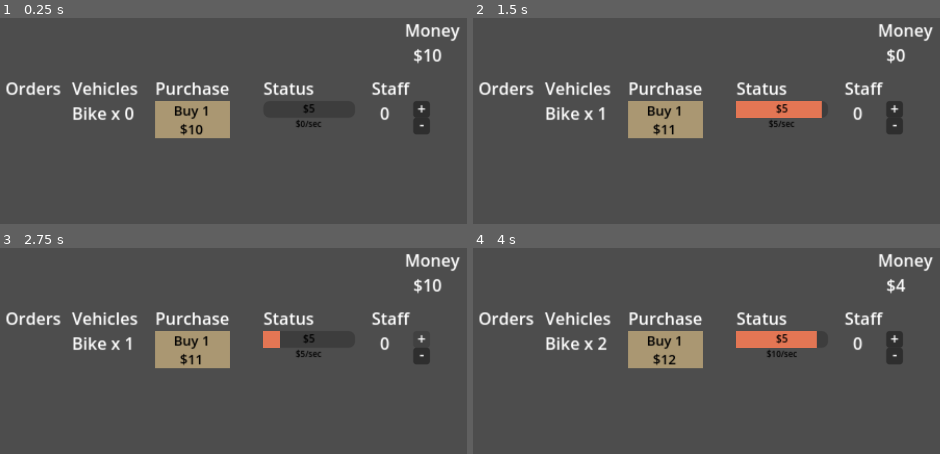
Above: before the commit, frames 1-4 (two rows, left to right).
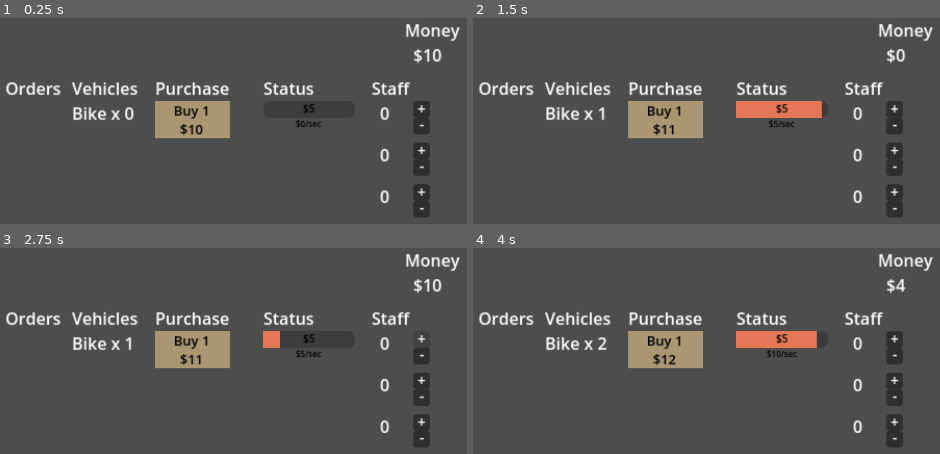
Above: after the commit, the same moments.

Repository: ethan-berkowitz/logistics
Game: Godot game, scene res://scenes/game.tscn
Same seed, same stepped clock (60 frames per second), same inputs: the game is played once before the commit and once after it.
Inputs:
- Up to frame 1 (0.25 s): no input
- Up to frame 2 (1.5 s): click "Buy 1 $10" at 0.5 s; click "Buy 1 $11" at 1.25 s
- Up to frame 3 (2.75 s): click "+" at 2 s
- Up to frame 4 (4 s): click "-" at 2.75 s; click "Buy 1 $11" at 3.5 s

The runs differ from the first frame. In frame 1, 1.2% of the frame differs, in the area x 81-93%, y 60-97%; in frame 2, 1.2%; in frame 3, 1.2%; in frame 4, 1.2%.

Commit message:
implement staff buttons, working in a debug mode

Diff:
--- a/scenes/game.tscn
+++ b/scenes/game.tscn
@@ -139,5 +139,17 @@
 offset_right = 232.0
 offset_bottom = -72.0
 
+[node name="VanStaff" parent="Main/Staff" instance=ExtResource("7_67hdm")]
+offset_left = 192.0
+offset_top = -72.0
+offset_right = 232.0
+offset_bottom = -32.0
+
+[node name="TruckStaff" parent="Main/Staff" instance=ExtResource("7_67hdm")]
+offset_left = 192.0
+offset_top = -32.0
+offset_right = 232.0
+offset_bottom = 8.0
+
 [node name="Camera2D" type="Camera2D" parent="."]
 zoom = Vector2(3, 3)
--- a/scripts/main.gd
+++ b/scripts/main.gd
@@ -6,12 +6,17 @@
 @onready var bike_purchase: Button = $Buttons/BikePurchase
 @onready var bike_status_bar: ProgressBar = $Status/BikeStatusBar
 @onready var bike_staff = $Staff/BikeStaff
+
 @onready var van_purchase: Button = $Buttons/VanPurchase
 @onready var van_label: Label = $VehicleLabels/VanLabel
 @onready var van_status_bar: ProgressBar = $Status/VanStatusBar
+@onready var van_staff = $Staff/VanStaff
+
 @onready var truck_purchase: Button = $Buttons/TruckPurchase
 @onready var truck_label: Label = $VehicleLabels/TruckLabel
 @onready var truck_status_bar: ProgressBar = $Status/TruckStatusBar
+@onready var truck_staff = $Staff/TruckStaff
+
 
 var money := 10
 var buy_mult := 1
@@ -26,53 +31,48 @@
 	#bike_staff.unary_operators.increment.pressed.connect(bike_staff_pressed)
 
 	# price, value, duration
-	bike = Vehicle.new("Bike", 10, 5, 1.0, 0, 0, 0, 0.0, false, bike_label, bike_status_bar, bike_purchase)
-	bike_purchase.pressed.connect(bike_pressed)
+	bike = Vehicle.new("Bike", 10, 5, 1.0, 0, 0, 0, 0.0, false, bike_label, bike_status_bar, bike_purchase, bike_staff)
+	#bike_purchase.pressed.connect(vehicle_purchase_pressed.bind(bike))
 	all_vehicles.append(bike)
 
-	van = Vehicle.new("Van", 20, 100, 30.0, 0, 0, 0, 0.0, true, van_label, van_status_bar, van_purchase)
-	van_purchase.pressed.connect(van_pressed)
+	van = Vehicle.new("Van", 20, 100, 30.0, 0, 0, 0, 0.0, true, van_label, van_status_bar, van_purchase, van_staff)
+	#van_purchase.pressed.connect(vehicle_purchase_pressed.bind(van))
 	all_vehicles.append(van)
 
-	truck = Vehicle.new("Truck", 50, 300, 40.0, 0, 0, 0, 0.0, true, truck_label, truck_status_bar, truck_purchase)
-	truck_purchase.pressed.connect(truck_pressed)
+	truck = Vehicle.new("Truck", 50, 300, 40.0, 0, 0, 0, 0.0, true, truck_label, truck_status_bar, truck_purchase, truck_staff)
+	##truck_purchase.pressed.connect(vehicle_purchase_pressed.bind(truck))
 	all_vehicles.append(truck)
 
+	connect_all_vehicle_buttons()
 	update_money(0)
-	update_all_vehicle_text(all_vehicles)
+	update_all_vehicle_text()
 	update_all_value_labels()
 
-#func bike_staff_pressed():
-#	staff += 1
-#	print("staff = " + str(staff))
+
+func connect_all_vehicle_buttons():
+	for vehicle in all_vehicles:
+		vehicle.purchase_button.pressed.connect(vehicle_purchase_pressed.bind(vehicle))
+		vehicle.staff_control.unary_operators.increment.pressed.connect(vehicle_staff_pressed.bind(vehicle, 1))
+		vehicle.staff_control.unary_operators.decrement.pressed.connect(vehicle_staff_pressed.bind(vehicle, -1))
+
+func vehicle_staff_pressed(vehicle: Vehicle, value: int):
+	vehicle.staff += value
+	print(str(vehicle.type) + " staff = " + str(vehicle.staff))
 
 func _process(delta):
-
 	update_all_vehicle_status(delta)
 
-func bike_pressed():
-	if money >= bike.price * buy_mult:
-		update_money(-bike.price * buy_mult)
-		bike.purchase(buy_mult)
-		unlock_vehicles()
-
-func van_pressed():
-	if money >= van.price * buy_mult:
-		update_money(-van.price * buy_mult)
-		van.purchase(buy_mult)
-		unlock_vehicles()
-
-func truck_pressed():
-	if money >= truck.price * buy_mult:
-		update_money(-truck.price * buy_mult)
-		truck.purchase(buy_mult)
+func vehicle_purchase_pressed(vehicle: Vehicle):
+	if money >= vehicle.price * buy_mult:
+		update_money(-vehicle.price * buy_mult)
+		vehicle.purchase(buy_mult)
 		unlock_vehicles()
 
 func update_money(change: int):
 	money += change
 	money_label.text = "$" + str(money)
 
-func update_all_vehicle_text(all_vehicles: Array[Vehicle]):
+func update_all_vehicle_text():
 	for vehicle in all_vehicles:
 		vehicle.update_text(buy_mult)
 
@@ -93,5 +93,3 @@
 func unlock_vehicles():
 	if bike.amount >= 5:
 		van.update_disabled(false)
-	if van.amount >= 5:
-		truck.update_disabled(false)
--- a/scripts/vehicle.gd
+++ b/scripts/vehicle.gd
@@ -12,10 +12,14 @@
 var disabled: bool
 var label: Label
 var status_bar: ProgressBar
-var button: Button
+var purchase_button: Button
+var staff_control: Control
 
 
-func _init(t: String, p: int, v: int, d: float, a: int, s: int, o: int, st: float, db: bool, l: Label, sb: ProgressBar, b: Button):
+func _init(t: String, p: int, v: int, d: float,
+			a: int, s: int, o: int, st: float,
+			db: bool, l: Label, sb: ProgressBar,
+			pb: Button, sc: Control):
 	type = t
 	price = p
 	value = v
@@ -27,7 +31,8 @@
 	disabled = db
 	label = l
 	status_bar = sb
-	button = b
+	purchase_button = pb
+	staff_control = sc
 
 	if (disabled):
 		update_disabled(true)
@@ -41,7 +46,7 @@
 
 func update_text(buy_mult: int):
 	label.text = str(type) + " x " + str(amount)
-	button.text = "Buy " + str(buy_mult) + "\n$" + str(price)
+	purchase_button.text = "Buy " + str(buy_mult) + "\n$" + str(price)
 
 func update_value_label():
 	status_bar.update_value_label("$" + str(value))
@@ -55,11 +60,11 @@
 func update_disabled(state: bool):
 	if state == true:
 		disabled = true
-		button.visible = false
+		purchase_button.visible = false
 		label.visible = false
 		status_bar.visible = false
 	else:
 		disabled = false
-		button.visible = true
+		purchase_button.visible = true
 		label.visible = true
 		status_bar.visible = true
